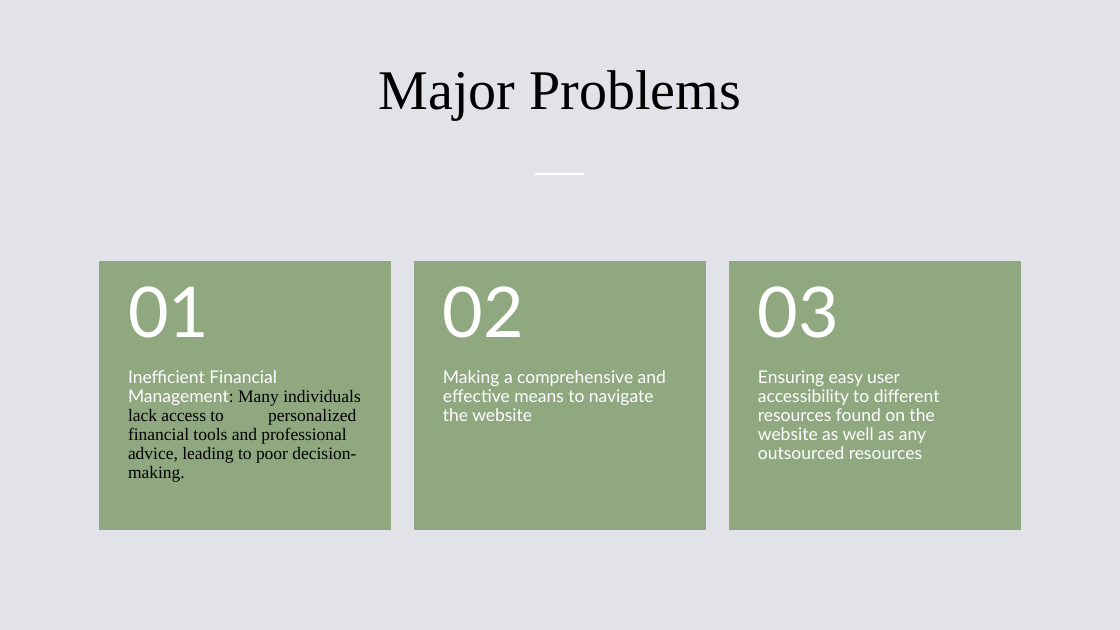
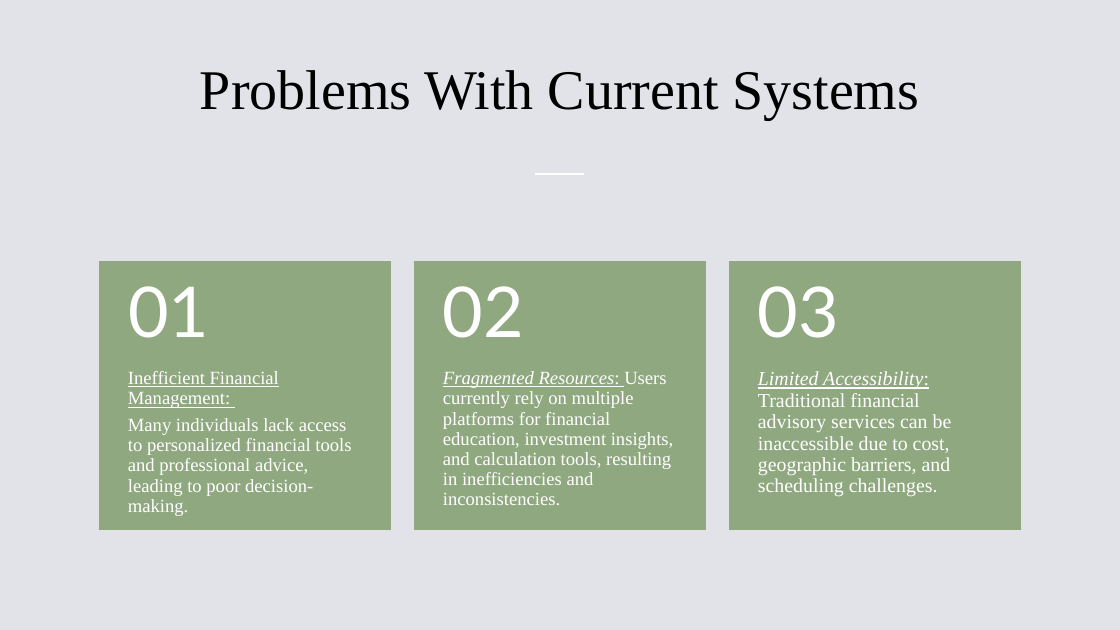
Before and after one commit to Nathan-H-Obrien/Streamlit, a slide deck: slide 3 of SE305 Presentation.pptx. Drawn at 1120x630 pixels with LibreOffice and Linux fonts; fonts in the diff are those of the drawing. Boxes give left, top, right and bottom in pixels: in the first picture for what was removed or moved away, otherwise in the second. Text is boxed around its words. In the diff, an @@ line names an element or a change of style, - is before the commit and + after.

```diff
--- a/SE305 Presentation.pptx
+++ b/SE305 Presentation.pptx
@@ title at bbox=[200, 70, 919, 120]: text changed @@
-Major Problems
+Problems With Current Systems
@@ text at bbox=[128, 371, 351, 516]: text changed; size 15 to 16 pt; text colour #000000 to #FFFFFF @@
-Inefficient Financial Management: Many individuals lack access to personalized financial tools and professional advice, leading to poor decision-making.
+Inefficient Financial Management:
+Many individuals lack access to personalized financial tools and professional advice, leading to poor decision-making.
@@ text at bbox=[443, 371, 674, 505]: text changed; size 15 to 16 pt; font Lato to Times New Roman @@
-Making a comprehensive and effective means to navigate the website
+Fragmented Resources: Users currently rely on multiple platforms for financial education, investment insights, and calculation tools, resulting in inefficiencies and inconsistencies.
@@ text at bbox=[758, 371, 952, 496]: text changed; size 15 to 17 pt; font Lato to Times New Roman @@
-Ensuring easy user accessibility to different resources found on the website as well as any outsourced resources
+Limited Accessibility: Traditional financial advisory services can be inaccessible due to cost, geographic barriers, and scheduling challenges.
```
Also in this commit, not shown: 1 other slide changed, 6 slides added, 2 slides removed.
